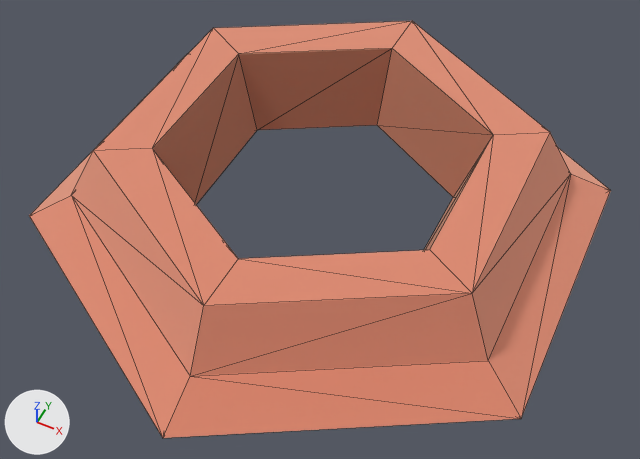
What one commit did to the glTF model packs/space-kit/crater.glb.
One viewpoint serves both versions: a 50 mm camera at (2.383, -2.278, 0.913) aimed at (2.021, -1.554, 0.008). The axes (+X, +Y, +Z) are drawn at lower left. The lights are the same throughout. The picture after the commit comes second. Mesh edges are drawn as thin lines. Where no turn or scale is listed for an object, it has been applied to the vertices.

Objects in the first picture: 'crater'.
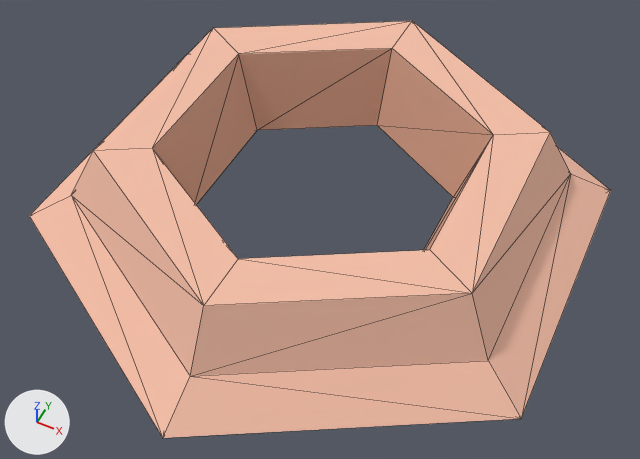
Changed parts and their boxes (x1, y1, x2, y2) in the pictures (640 x 459 px):
'crater', surface changed
    both: (29, 21, 611, 438)

Diff of the bpy script that builds the scene:
```diff
--- a/packs/space-kit/crater.glb.py
+++ b/packs/space-kit/crater.glb.py
@@ mat_rockdark @@
 mat_rockdark.base_color = (0.698, 0.373, 0.263)  # beige #daa48c
-mat_rockdark.metallic = 1.0
 mat_rockdark.roughness = 1.0
@@ mat_rock @@
 mat_rock.base_color = (0.91, 0.518, 0.388)  # beige #f5bfa7
-mat_rock.metallic = 1.0
 mat_rock.roughness = 1.0
@@ ob_tmpparent @@
-ob_tmpparent = bpy.data.objects.new('tmpParent', None)
-ob_tmpparent.location = (0.0, 0.0, 0.0)
```
